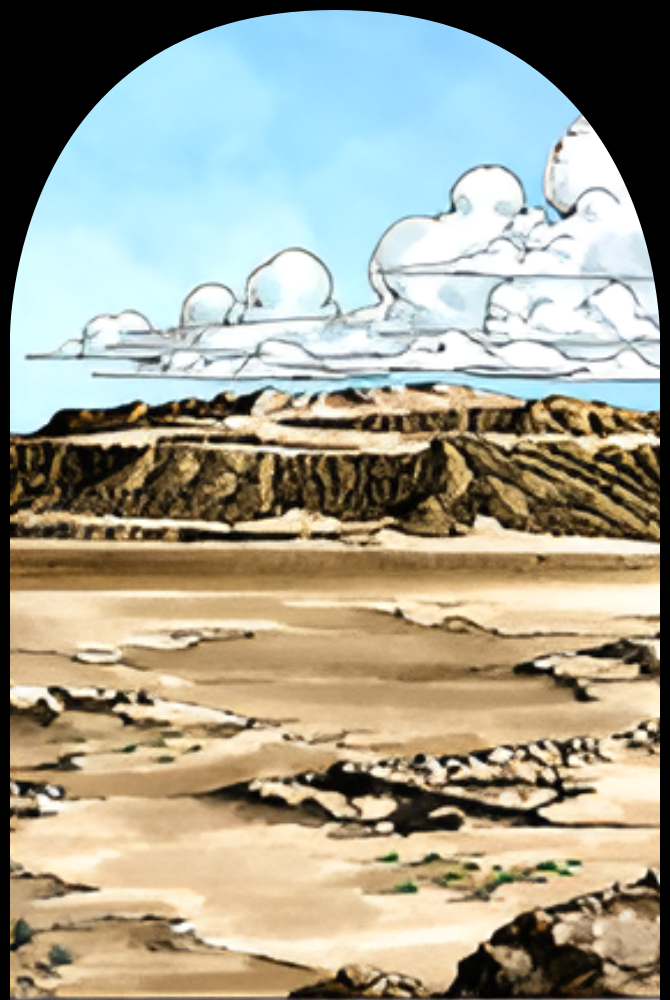
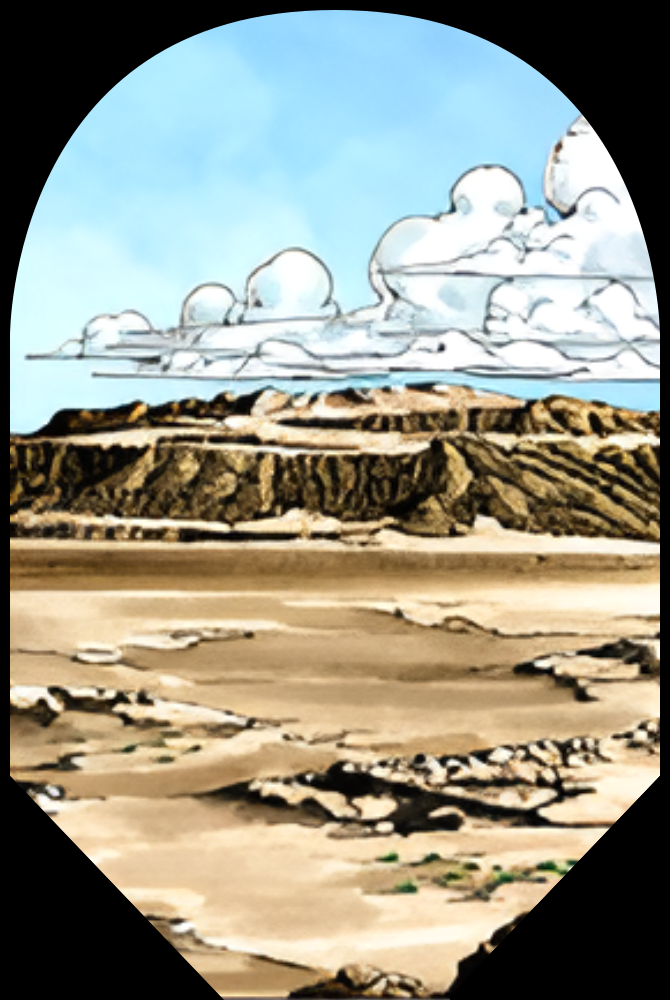
Layers edited between the first and the second 670px x 1000px image:
painted on "Capa" over [10, 776, 660, 1000]
